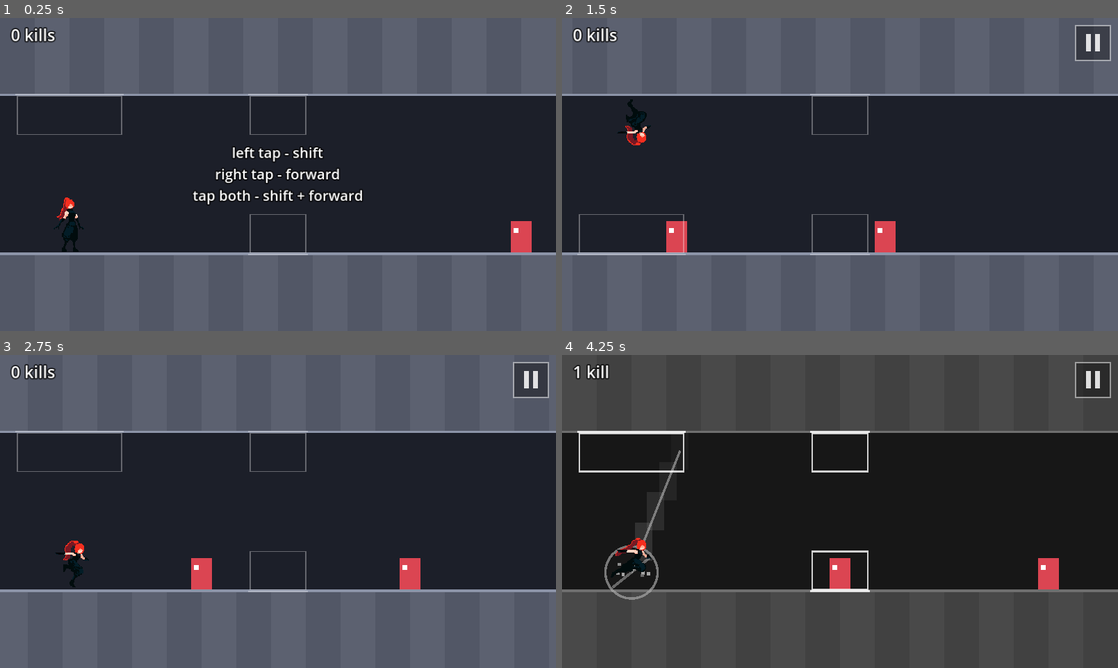
Above: before the commit, frames 1-4 (two rows, left to right).
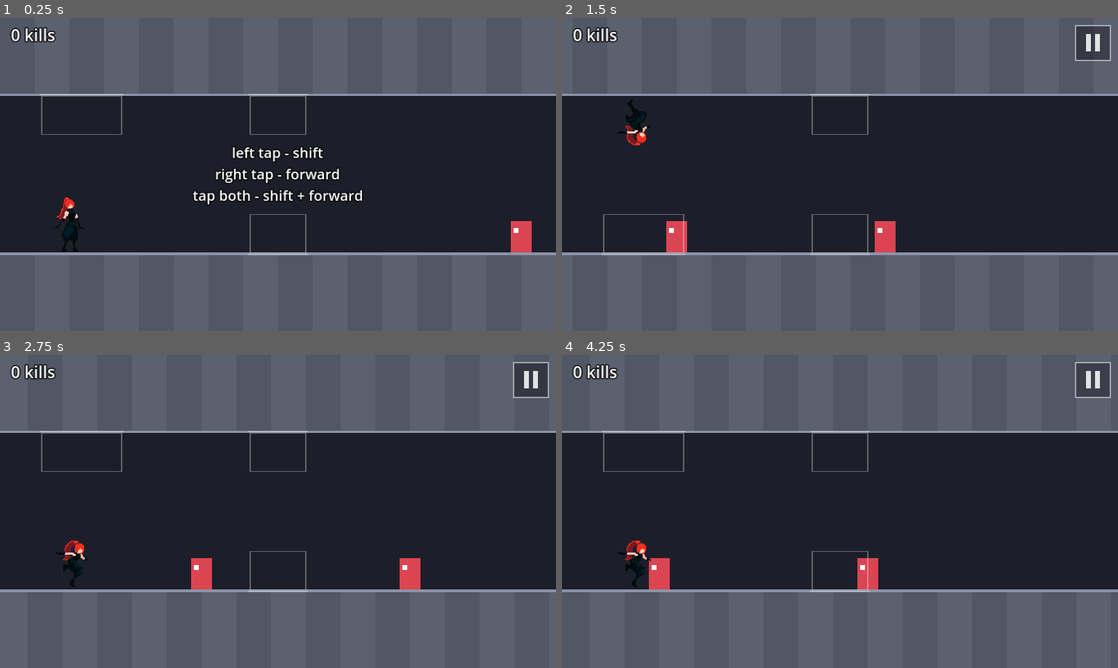
Above: after the commit, the same moments.

Repository: fredsbreads/game-off
Game: Godot game, scene res://scenes/main.tscn
Two runs of this game, one before a commit and one after it. Both use one fixed random seed, a clock stepped at 60 frames per second and the inputs below.
Inputs (mouse positions are in pixels of both pictures, inside the frame that each line leads up to):
- Up to frame 1 (0.25 s): no input
- Up to frame 2 (1.5 s): tap Enter at 0.5 s; move the mouse to (962, 158) at 0.52 s; hold K (tp_forward) 0.53-1.28 s; hold J (tp_vertical) 0.53-1.28 s; click (962, 158) at 0.67 s; move the mouse to (728, 190) at 1.27 s; tap Shift at 1.35 s
- Up to frame 3 (2.75 s): move the mouse to (333, 442) at 2.02 s; hold K (tp_forward) from 2.03 s (still down); hold J (tp_vertical) from 2.03 s (still down)
- Up to frame 4 (4.25 s): move the mouse to (812, 574) at 2.77 s; release J (tp_vertical) at 2.78 s; tap Shift at 2.85 s; click (812, 574) at 2.92 s; move the mouse to (1006, 558) at 3.52 s; release K (tp_forward) at 3.53 s; hold J (tp_vertical) from 3.53 s (still down)

The runs differ from the first frame. In frame 1, 0.1% of the frame differs, in the area x 2-8%, y 24-38%; in frame 2, 0.1%; in frame 3, 0.1%; in frame 4, 52%, in the area x 0-100%, y 0-100%.

Commit message:
Vertical teleport leniency only ahead of you (1.5 ahead, 0.8 behind)

Diff:
--- a/scripts/chunk_solver.gd
+++ b/scripts/chunk_solver.gd
@@ -91,7 +91,7 @@
 		for i in enemies.size():
 			var bit := 1 << i
 			var e := enemies[i]
-			if (mask & bit) == 0 and int(e.y) == row and absf(e.x - x) < Rules.kill_radius(move):
+			if (mask & bit) == 0 and int(e.y) == row and Rules.in_kill_zone(move, e.x, x):
 				if not killed or absf(e.x - x) < absf(snap_to - x):
 					snap_to = e.x
 				mask |= bit
@@ -116,7 +116,7 @@
 	var mask: int = state[3]
 	for i in enemies.size():
 		var bit := 1 << i
-		if (required_kills & bit) != 0 and (mask & bit) == 0 and enemies[i].x < x - Rules.VERTICAL_KILL_RADIUS:
+		if (required_kills & bit) != 0 and (mask & bit) == 0 and enemies[i].x < x - Rules.KILL_RADIUS:
 			return true
 	return false
 
--- a/scripts/level.gd
+++ b/scripts/level.gd
@@ -103,6 +103,15 @@
 	return tiles[i]
 
 
+## Live enemies in `row` that `move` landing at x would kill.
+func enemies_hit_by(move: int, x: float, row: int) -> Array[Enemy]:
+	var found: Array[Enemy] = []
+	for e in enemies:
+		if e.alive and e.row == row and Rules.in_kill_zone(move, e.tile_x, x):
+			found.append(e)
+	return found
+
+
 func enemies_at(x: float, radius: float, row: int) -> Array[Enemy]:
 	var found: Array[Enemy] = []
 	for e in enemies:
--- a/scripts/main.gd
+++ b/scripts/main.gd
@@ -383,7 +383,7 @@
 	var from := Vector2(player.x * Rules.TILE, Rules.body_center_y(player.row))
 	var to_x := player.x + Rules.move_dx(move)
 	var to_row := (1 - player.row) if Rules.move_flips_row(move) else player.row
-	var hit := level.enemies_at(to_x, Rules.kill_radius(move), to_row)
+	var hit := level.enemies_hit_by(move, to_x, to_row)
 	if not hit.is_empty():
 		# Land exactly on the enemy you hit, so chains can't drift.
 		var target := hit[0]
@@ -417,7 +417,7 @@
 	for move in [Rules.Move.FORWARD, Rules.Move.VERTICAL, Rules.Move.DIAGONAL]:
 		var tx: float = x + Rules.move_dx(move)
 		var trow: int = (1 - row) if Rules.move_flips_row(move) else row
-		if not level.enemies_at(tx, Rules.kill_radius(move), trow).is_empty():
+		if not level.enemies_hit_by(move, tx, trow).is_empty():
 			return true
 	return false
 
--- a/scripts/player.gd
+++ b/scripts/player.gd
@@ -129,16 +129,17 @@
 		marker_color.a *= 0.75 + 0.25 * cos(_lit_time * MARKER_LIT_PULSE_SPEED)
 		width = 3.0
 	var fwd := Rules.FORWARD * t
-	# Each marker is as wide as that teleport's kill range: an enemy whose
-	# centre is inside it dies if you make that move now. The across marker
-	# (vertical) is wider because that teleport is more forgiving.
-	var k := Rules.KILL_RADIUS * t * 2.0
-	var kv := Rules.VERTICAL_KILL_RADIUS * t * 2.0
+	# Each marker covers that teleport's kill zone: an enemy whose centre is
+	# inside it dies if you make that move now. The across marker (vertical)
+	# reaches further ahead because that teleport is more forgiving forward.
+	var zf := Rules.kill_zone(Rules.Move.FORWARD) * t
+	var zv := Rules.kill_zone(Rules.Move.VERTICAL) * t
+	var zd := Rules.kill_zone(Rules.Move.DIAGONAL) * t
 	# Forward: same row.
-	_draw_marker(Rect2(fwd - k / 2, -h, k, h), 3.0, marker_color, width)
+	_draw_marker(Rect2(fwd - zf.x, -h, zf.x + zf.y, h), 3.0, marker_color, width)
 	# Vertical and diagonal: the other row (hanging from its surface).
-	_draw_marker(Rect2(-kv / 2, -gap, kv, h), -gap - 3.0, marker_color, width)
-	_draw_marker(Rect2(fwd - k / 2, -gap, k, h), -gap - 3.0, marker_color, width)
+	_draw_marker(Rect2(-zv.x, -gap, zv.x + zv.y, h), -gap - 3.0, marker_color, width)
+	_draw_marker(Rect2(fwd - zd.x, -gap, zd.x + zd.y, h), -gap - 3.0, marker_color, width)
 
 
 func _draw_marker(body: Rect2, line_y: float, color: Color, width: float) -> void:
--- a/scripts/rules.gd
+++ b/scripts/rules.gd
@@ -27,10 +27,11 @@
 
 # Landing within this many tiles of an enemy's centre kills it.
 const KILL_RADIUS := 0.8
-# The vertical teleport is more forgiving: it kills an enemy across from you
-# within this many tiles (aiming straight across is a timing call, not a
-# distance one, and a stacked pair otherwise leaves almost no window).
-const VERTICAL_KILL_RADIUS := 1.5
+# The vertical teleport is more forgiving AHEAD of you only: it kills an
+# enemy across from you up to this many tiles ahead (aiming straight across
+# is a timing call, and a stacked pair otherwise leaves almost no window).
+# Behind you it uses the normal KILL_RADIUS.
+const VERTICAL_KILL_AHEAD := 1.5
 # Running within this many tiles of a live enemy's centre kills you.
 const HIT_RADIUS := 0.55
 
@@ -48,8 +49,18 @@
 	return ceili(COOLDOWN_SECONDS * PHYSICS_FPS)
 
 
-static func kill_radius(move: int) -> float:
-	return VERTICAL_KILL_RADIUS if move == Move.VERTICAL else KILL_RADIUS
+## Kill zone for a move, as [tiles behind the landing spot, tiles ahead].
+static func kill_zone(move: int) -> Vector2:
+	if move == Move.VERTICAL:
+		return Vector2(KILL_RADIUS, VERTICAL_KILL_AHEAD)
+	return Vector2(KILL_RADIUS, KILL_RADIUS)
+
+
+## True if an enemy at enemy_x is killed by `move` landing at landing_x.
+static func in_kill_zone(move: int, enemy_x: float, landing_x: float) -> bool:
+	var zone := kill_zone(move)
+	var d := enemy_x - landing_x
+	return d > -zone.x and d < zone.y
 
 
 static func move_dx(move: int) -> float:
